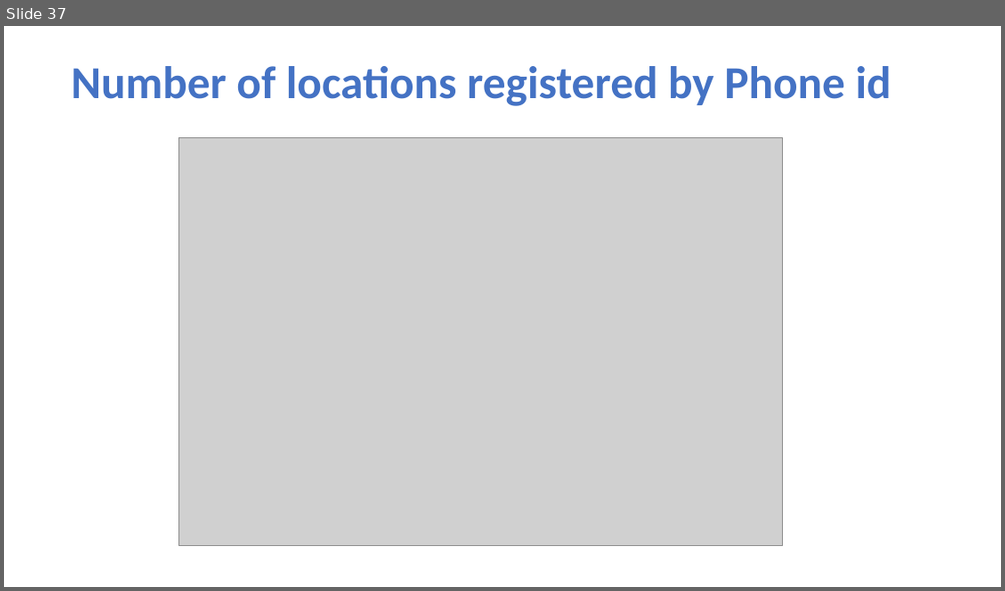
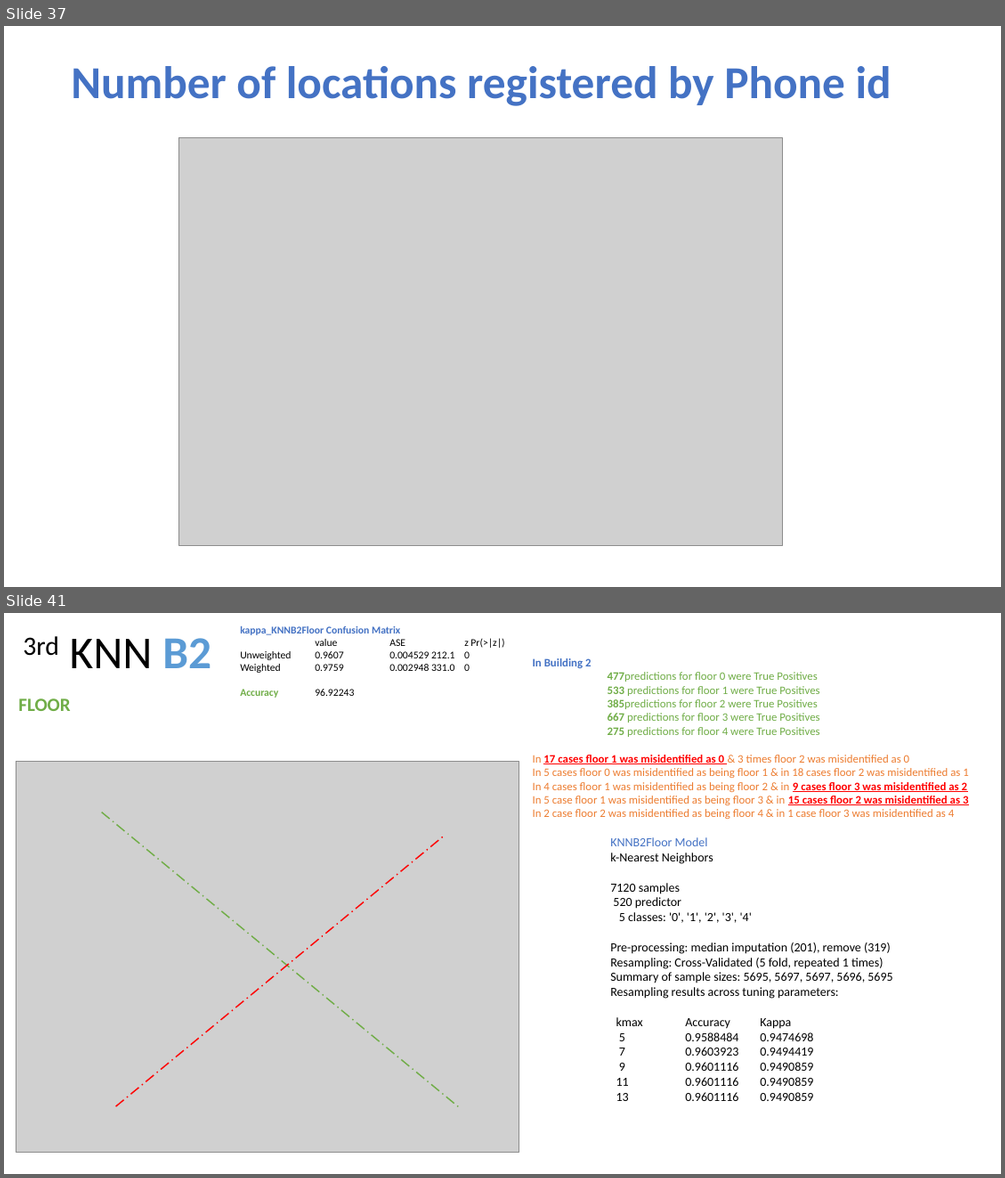
Before and after one commit to NatasjaFortuin/Wifi-locationing, a slide deck: Data etc/Log.pptx. Shown one above the other, each under a label of ours: slide 37 before the commit, slides 37 and 41 after it; the slides between them are not shown. The pictures are 1005x591 and 1005x1178 pixels, drawn with LibreOffice and Linux fonts; fonts in the diff are those of the drawing; grey boxes stand for pictures. Boxes give left, top, right and bottom in pixels: in the first picture for what was removed or moved away, otherwise in the second. Text is boxed around its words. In the diff, an @@ line names an element or a change of style, - is before the commit and + after.

Commit message:
predict_validation

```diff
--- a/Data etc/Log.pptx
+++ b/Data etc/Log.pptx
@@ slide 41 added at box(4, 613, 1001, 1174), background #FFFFFF @@
@@ title added at box(23, 636, 211, 668), 44 pt, text #000000 @@
+3rd KNN B2
@@ text added at box(240, 626, 504, 698), 10 pt, text #000000 @@
+kappa_KNNB2Floor Confusion Matrix
+value ASE z Pr(>|z|)
+Unweighted 0.9607 0.004529 212.1 0
+Weighted 0.9759 0.002948 331.0 0
+Accuracy 96.92243
@@ text added at box(533, 658, 968, 819), 11 pt, text #ED7D31 @@
+In Building 2
+477predictions for floor 0 were True Positives
+533 predictions for floor 1 were True Positives
+385predictions for floor 2 were True Positives
+667 predictions for floor 3 were True Positives
+275 predictions for floor 4 were True Positives
+In 17 cases floor 1 was misidentified as 0 & 3 times floor 2 was misidentified as 0
+In 5 cases floor 0 was misidentified as being floor 1 & in 18 cases floor 2 was misidentified as 1
+In 4 cases floor 1 was misidentified as being floor 2 & in 9 cases floor 3 was misidentified as 2
+In 5 case floor 1 was misidentified as being floor 3 & in 15 cases floor 2 was misidentified as 3
+In 2 case floor 2 was misidentified as being floor 4 & in 1 case floor 3 was misidentified as 4
@@ text added at box(18, 698, 70, 711), 18 pt, text #70AD47, bold @@
+FLOOR
@@ picture added at box(16, 762, 519, 1152) @@
@@ line added from (102, 811) to (461, 1108), #70AD47 1.25 pt dashed @@
@@ line added from (116, 1107) to (445, 835), #FF0000 1.25 pt dashed @@
@@ text added at box(610, 837, 892, 1101), 12 pt, text #000000 @@
+KNNB2Floor Model
+k-Nearest Neighbors
+7120 samples
+520 predictor
+5 classes: '0', '1', '2', '3', '4'
+Pre-processing: median imputation (201), remove (319)
+Resampling: Cross-Validated (5 fold, repeated 1 times)
+Summary of sample sizes: 5695, 5697, 5697, 5696, 5695
+Resampling results across tuning parameters:
+kmax Accuracy Kappa
+5 0.9588484 0.9474698
+7 0.9603923 0.9494419
+9 0.9601116 0.9490859
+11 0.9601116 0.9490859
+13 0.9601116 0.9490859
```
Also in this commit, not shown: 11 other slides added, 12 other files.
